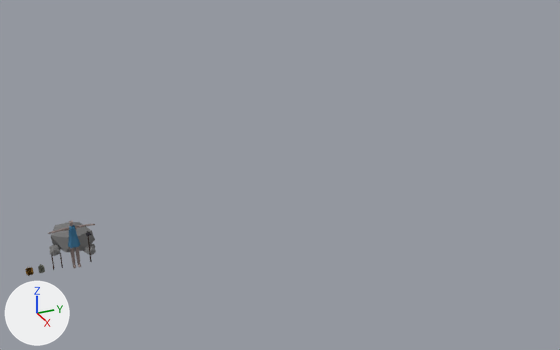
Two versions of the Blender file temporary_objects.blend, one commit apart.
Both versions are drawn from a camera (50 mm lens) standing at (25.6, -0.2, 14.9) and looking at (0.3, 11.2, 2.3). Arrows for +X, +Y and +Z are at lower left; the lights stay in place.

Script lines for the objects in view, before the commit:
```python
me_cylinder = bpy.data.meshes.new('Cylinder')
me_cylinder.from_pydata(...)  # 112 vertices, 88 faces; spans x -0.17..0.17, y -0.01..0.83, z -0.04..1.8
# faces by material slot: [14, 74]
me_cylinder.materials.append(mat_dress_001)  # blue #437697
me_cylinder.materials.append(mat_skin)  # grey #8f7f7b
me_icosphere = bpy.data.meshes.new('Icosphere')
me_icosphere.from_pydata(...)  # 44 vertices, 60 faces; spans x -0.76..0.82, y -0.91..0.77, z -0.36..0.75
me_icosphere.materials.append(mat_stone)  # grey #797979
ob_cylinder = bpy.data.objects.new('Cylinder', me_cylinder)
ob_cylinder.location = (0.0, 3.11, 0.0)
_m = ob_cylinder.modifiers.new('Mirror', 'MIRROR')
_m.use_axis = (False, True, False)
_m.use_clip = True
ob_icosphere = bpy.data.objects.new('Icosphere', me_icosphere)
ob_icosphere.location = (-1.6, 3.33, 0.15)
ob_icosphere.scale = (1.09, 1.09, 1.09)
```
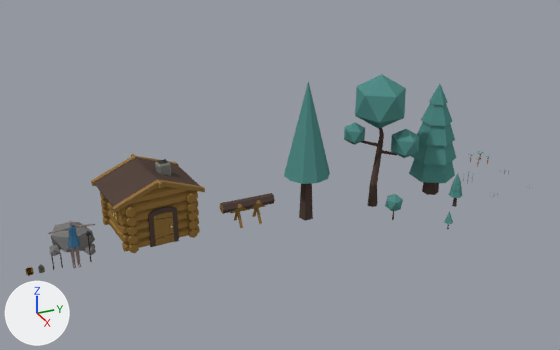
Changed parts and their boxes (x1, y1, x2, y2) in the pictures (560 x 350 px):
'Cylinder.008', added (cyan): after (344, 74, 419, 207)
'Cylinder.005', added (cyan): after (409, 84, 456, 195)
'Cube.001', added (brown): after (91, 154, 205, 213)
'Cylinder.013', added (cyan): after (284, 81, 330, 221)
'Cube.003', added (brown): after (100, 186, 200, 252)
'Cube.015', added (brown): after (148, 206, 179, 247)
'Cube.002', added (brown): after (107, 191, 198, 253)
'Cylinder.012', added (brown): after (220, 193, 275, 214)
'Cylinder.010', added: after (230, 200, 265, 228)
'Cylinder.007', added: after (449, 173, 463, 207)
'Icosphere.001', added: after (385, 194, 403, 220)
'Cube.017', added: after (155, 159, 171, 176)
'Cylinder.006', added: after (444, 211, 453, 229)
'Cube.018', added: after (111, 206, 120, 224)

Diff of the bpy script that builds the scene:
```diff
--- a/temporary_objects.blend.py
+++ b/temporary_objects.blend.py
@@ ob_icosphere_001 @@
+ob_icosphere_001 = bpy.data.objects.new('Icosphere.001', me_icosphere_001)  # an icosphere of 20 faces spanning x -19.981..-19.291, y 5.423..6.079, z 0.704..1.475, material slot 0; a 6-sided cone pointing to +z spanning x -19.669..-19.599, y 5.713..5.794, z 0.338..1.054, material slot 1; in mat_treeleaf (cyan #548f8a), mat_wood (brown #53443e)
+ob_icosphere_001.location = (-3.48, -4.4, 0.0)
+ob_icosphere_001.rotation_euler = (0.0, 0.0, 4.712)  # degrees (0, 0, 270)
@@ ob_cylinder_012 @@
+ob_cylinder_012 = bpy.data.objects.new('Cylinder.012', me_cylinder_005)  # 24 vertices, 20 faces; spans x -0.034..0.034, y -0.039..0.039, z -0.2..0.2; in mat_wood_001 (brown #574741), mat_material_002 (brown #997640)
+ob_cylinder_012.location = (-0.32, 10.03, 0.95)
+ob_cylinder_012.rotation_euler = (-4.712, 1.571, 0.0)  # degrees (-270, 90, 0)
+ob_cylinder_012.scale = (5.52, 5.52, 5.52)
@@ ob_cylinder_010 @@
+ob_cylinder_010 = bpy.data.objects.new('Cylinder.010', me_cylinder_006)  # 21 vertices, 11 faces; spans x -0.179..-0.006, y 0.0..0.072, z 0.0..0.135; in mat_wood_002 (brown #927343); modifiers MIRROR
+ob_cylinder_010.location = (-0.32, 10.03, 0.09)
+ob_cylinder_010.rotation_euler = (-4.712, 1.571, 0.0)  # degrees (-270, 90, 0)
+ob_cylinder_010.scale = (5.52, 5.52, 5.52)
@@ ob_cylinder_007 @@
+ob_cylinder_007 = bpy.data.objects.new('Cylinder.007', me_cylinder_014)  # 38 vertices, 27 faces; spans x -22.86..-22.37, y 5.46..6.03, z 0.34..1.85; in mat_wood (brown #53443e), mat_treeleaf (cyan #548f8a)
+ob_cylinder_007.location = (-3.48, -4.4, 0.0)
+ob_cylinder_007.rotation_euler = (0.0, 0.0, 4.712)  # degrees (0, 0, 270)
@@ ob_cylinder_006 @@
+ob_cylinder_006 = bpy.data.objects.new('Cylinder.006', me_cylinder_010)  # a 6-sided cone pointing to +z spanning x -21.199..-21.149, y 7.277..7.334, z 0.338..0.762, material slot 0; a 6-sided cone pointing to +z spanning x -21.326..-21.022, y 7.13..7.481, z 0.642..1.121, material slot 1; in mat_wood (brown #53443e), mat_treeleaf (cyan #548f8a)
+ob_cylinder_006.location = (-3.48, -4.4, 0.0)
+ob_cylinder_006.rotation_euler = (0.0, 0.0, 4.712)  # degrees (0, 0, 270)
@@ ob_cylinder_005 @@
+ob_cylinder_005 = bpy.data.objects.new('Cylinder.005', me_cylinder_007)  # 67 vertices, 67 faces; spans x -23.45..-21.76, y 3.04..4.99, z 0.23..5.13; in mat_treeleaf (cyan #548f8a), mat_wood (brown #53443e)
+ob_cylinder_005.location = (-3.48, -4.4, 0.0)
+ob_cylinder_005.rotation_euler = (0.0, 0.0, 4.712)  # degrees (0, 0, 270)
@@ ob_cylinder_008 @@
+ob_cylinder_008 = bpy.data.objects.new('Cylinder.008', me_cylinder_008)  # 97 vertices, 123 faces; spans x -23.21..-16.64, y 3.1..5.38, z 0.21..5.89; in mat_treeleaf (cyan #548f8a), mat_wood (brown #53443e)
+ob_cylinder_008.location = (-3.48, -4.4, 0.0)
+ob_cylinder_008.rotation_euler = (0.0, 0.0, 4.712)  # degrees (0, 0, 270)
@@ ob_cylinder_013 @@
+ob_cylinder_013 = bpy.data.objects.new('Cylinder.013', me_cylinder_009)  # 21 vertices, 18 faces; spans x -17.5..-15.76, y 3.1..4.93, z 0.26..6.02; in mat_treeleaf (cyan #548f8a), mat_wood (brown #53443e)
+ob_cylinder_013.location = (-3.48, -4.4, 0.0)
+ob_cylinder_013.rotation_euler = (0.0, 0.0, 4.712)  # degrees (0, 0, 270)
@@ ob_cube_018 @@
+ob_cube_018 = bpy.data.objects.new('Cube.018', me_cube_022)  # 56 vertices, 46 faces; spans x -0.029..0.029, y -0.348..0.348, z -0.338..0.345; in mat_material_006 (brown #997640)
+ob_cube_018.location = (-1.44, 4.98, 1.09)
+ob_cube_018.rotation_euler = (0.0, 0.0, -1.484)  # degrees (0, 0, -85)
+ob_cube_018.scale = (2.23, 1.0, 1.0)
@@ ob_cube_017 @@
+ob_cube_017 = bpy.data.objects.new('Cube.017', me_cube_021)  # 24 vertices, 25 faces; spans x -0.873..-0.382, y 0.034..0.524, z 2.24..2.864; in mat_material_008 (grey #7d7e76)
+ob_cube_017.location = (-1.66, 6.34, 0.0)
+ob_cube_017.rotation_euler = (0.0, 0.0, -1.484)  # degrees (0, 0, -85)
@@ ob_cube_015 @@
+ob_cube_015 = bpy.data.objects.new('Cube.015', me_cube_018)  # 92 vertices, 70 faces; spans x -0.58..0.57, y -0.06..0.08, z -0.03..1.54; in mat_wood_005 (brown #574741), mat_material_006 (brown #997640)
+ob_cube_015.location = (-0.19, 6.5, 0.0)
+ob_cube_015.rotation_euler = (0.0, 0.0, -1.484)  # degrees (0, 0, -85)
@@ ob_cube_003 @@
+ob_cube_003 = bpy.data.objects.new('Cube.003', me_cube_005)  # 79 vertices, 51 faces; spans x -1.52..0.0, y 1.04..1.38, z 0.0..2.67; in mat_material_006 (brown #997640); modifiers MIRROR
+ob_cube_003.location = (-1.56, 6.34, 0.0)
+ob_cube_003.rotation_euler = (0.0, 0.0, -1.484)  # degrees (0, 0, -85)
@@ ob_cube_002 @@
+ob_cube_002 = bpy.data.objects.new('Cube.002', me_cube_004)  # 60 vertices, 40 faces; spans x 1.04..1.38, y 0.0..1.53, z 0.0..1.9; in mat_material_006 (brown #997640); modifiers MIRROR
+ob_cube_002.location = (-1.56, 6.34, 0.0)
+ob_cube_002.rotation_euler = (0.0, 0.0, -1.484)  # degrees (0, 0, -85)
@@ ob_cube_001 @@
+ob_cube_001 = bpy.data.objects.new('Cube.001', me_cube_002)  # 63 vertices, 49 faces; spans x 0.0..1.81, y 0.0..1.6, z 0.0..2.67; in mat_wood_006 (brown #927343), mat_wood_005 (brown #574741); modifiers MIRROR
+ob_cube_001.location = (-1.56, 6.34, 0.0)
+ob_cube_001.rotation_euler = (0.0, 0.0, -1.484)  # degrees (0, 0, -85)
```
